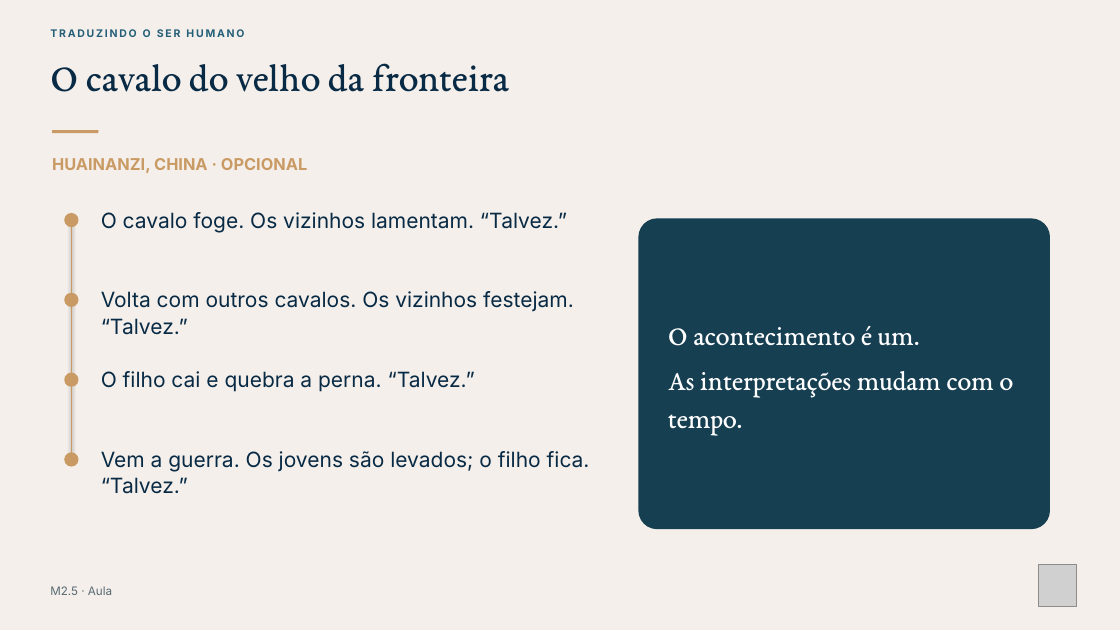
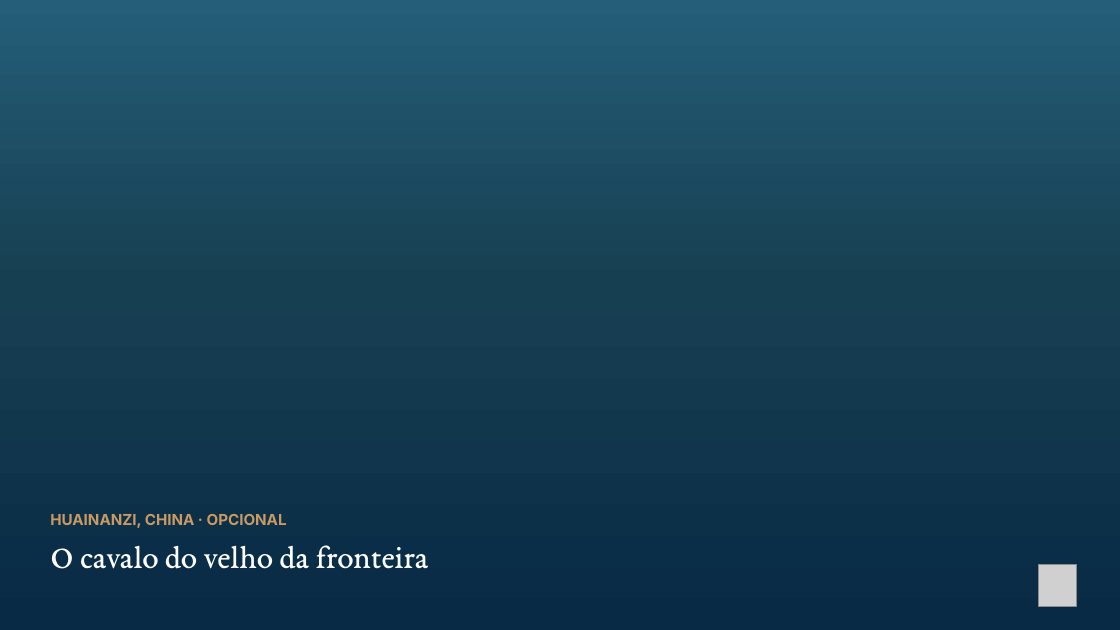
Before and after one commit to fabianodeliberalli/base-cognitiva-vault, a slide deck: slide 7 of 70 - Produções/Cursos/Curso - Nome Provisório/Materiais/Módulo 2/Slides de gravação 29-11/TSH · M2.5 · Acontecimento, experiência e interpretação.pptx. Drawn at 1120x630 pixels with LibreOffice and Linux fonts; fonts in the diff are those of the drawing; grey boxes stand for pictures; background and template pictures are left out. Boxes give left, top, right and bottom in pixels: in the first picture for what was removed or moved away, otherwise in the second. Text is boxed around its words. In the diff, an @@ line names an element or a change of style, - is before the commit and + after.

```diff
--- a/70 - Produções/Cursos/Curso - Nome Provisório/Materiais/Módulo 2/Slides de gravação 29-11/TSH · M2.5 · Acontecimento, experiência e interpretação.pptx
+++ b/70 - Produções/Cursos/Curso - Nome Provisório/Materiais/Módulo 2/Slides de gravação 29-11/TSH · M2.5 · Acontecimento, experiência e interpretação.pptx
@@ background #F4EFEA to picture (left out) @@
@@ text removed at (x1=50, y1=29, x2=244, y2=37) @@
-TRADUZINDO O SER HUMANO
@@ rectangle removed at (x1=52, y1=130, x2=98, y2=134) @@
@@ ellipse removed at (x1=65, y1=213, x2=79, y2=228) @@
@@ line removed from (71, 220) to (71, 460) @@
@@ text removed at (x1=101, y1=212, x2=567, y2=233) @@
-O cavalo foge. Os vizinhos lamentam. “Talvez.”
@@ rounded rectangle removed at (x1=639, y1=218, x2=1050, y2=529) @@
@@ ellipse removed at (x1=65, y1=292, x2=79, y2=307) @@
@@ text removed at (x1=101, y1=291, x2=574, y2=335) @@
-Volta com outros cavalos. Os vizinhos festejam. “Talvez.”
@@ text removed at (x1=668, y1=326, x2=1014, y2=435) @@
-O acontecimento é um.
-As interpretações mudam com o tempo.
@@ ellipse removed at (x1=65, y1=372, x2=79, y2=386) @@
@@ text removed at (x1=101, y1=371, x2=475, y2=392) @@
-O filho cai e quebra a perna. “Talvez.”
@@ ellipse removed at (x1=65, y1=452, x2=79, y2=466) @@
@@ text removed at (x1=101, y1=451, x2=590, y2=494) @@
-Vem a guerra. Os jovens são levados; o filho fica. “Talvez.”
@@ text "HUAINANZI, CHINA · OPCIONAL" moved from (x1=52, y1=158, x2=307, y2=173) to (x1=50, y1=514, x2=287, y2=528) @@
@@ text "HUAINANZI, CHINA · OPCIONAL" at (x1=50, y1=514, x2=287, y2=528): size 14 to 13 pt @@
@@ text "O cavalo do velho da ..." moved from (x1=50, y1=63, x2=510, y2=92) to (x1=50, y1=545, x2=429, y2=569) @@
@@ text "O cavalo do velho da ..." at (x1=50, y1=545, x2=429, y2=569): size 34 to 28 pt, text colour #082A45 to #FFFFFF; more space between paragraphs @@
@@ text removed at (x1=50, y1=586, x2=112, y2=595) @@
-M2.5 · Aula
```
Also in this commit, not shown: 1 other slide changed, 23 other files.
